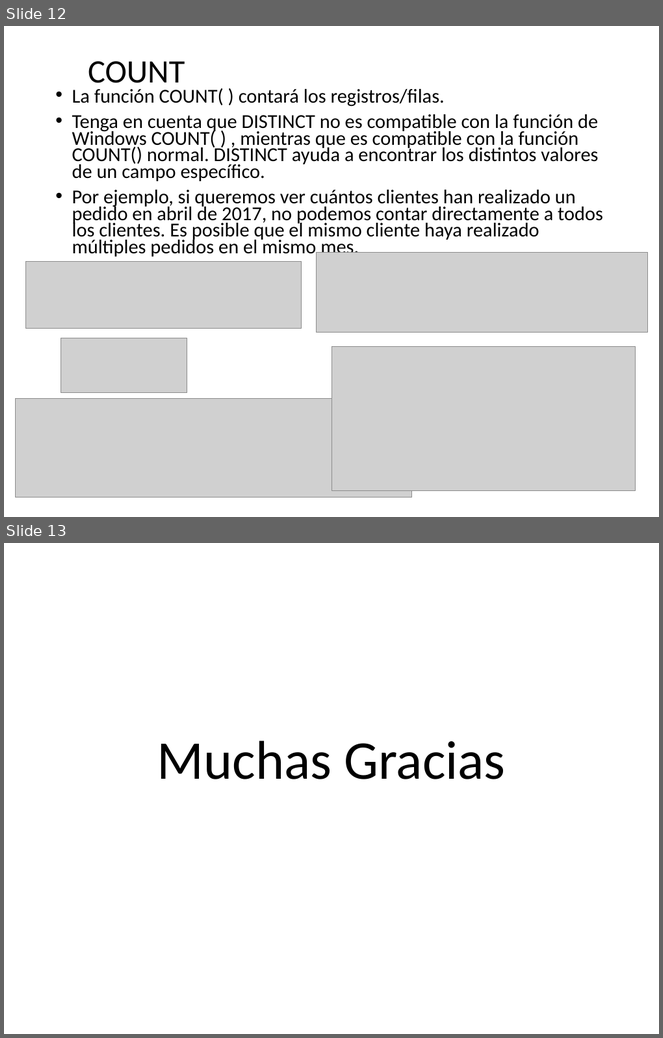
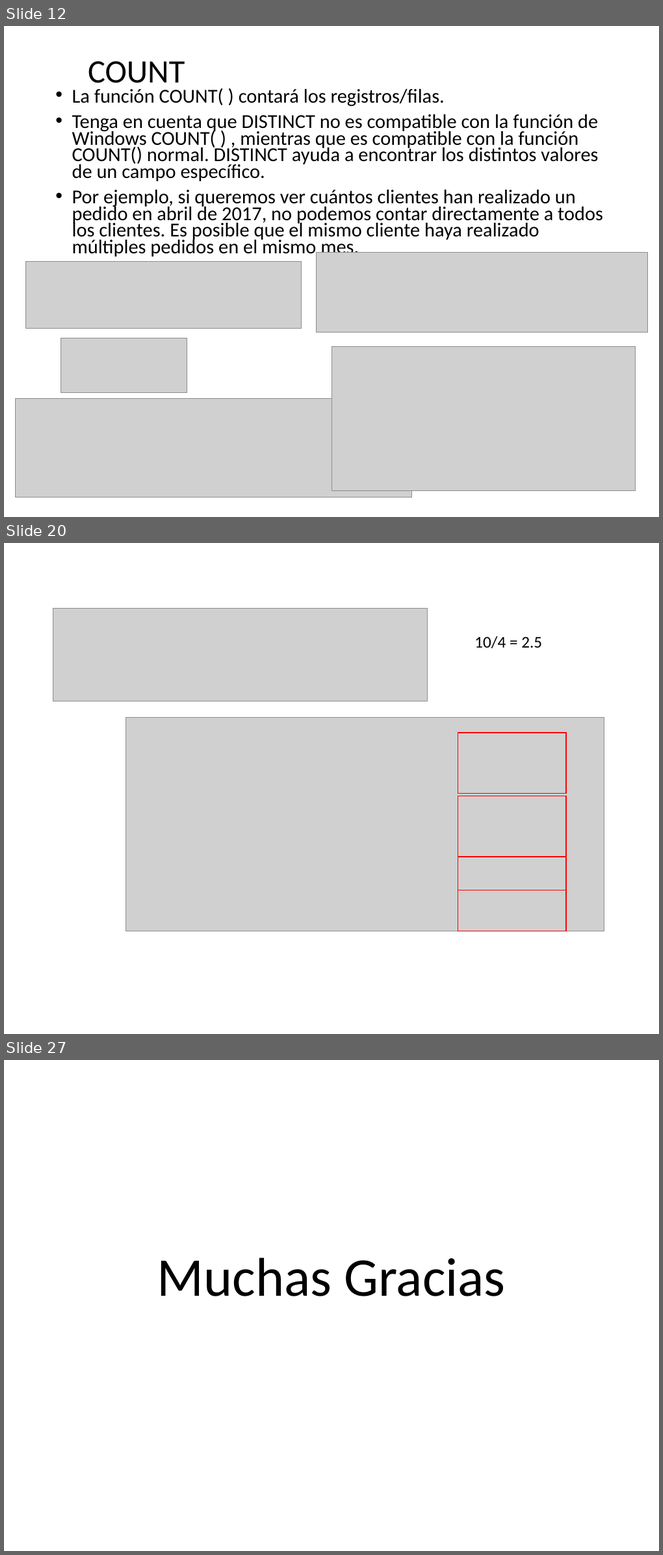
Before and after one commit to debsdaniel/expertodba2021, a slide deck: Presentaciones/Semana 8 - Windows Function.pptx. Shown one above the other, each under a label of ours: slides 12 and 13 before the commit, slides 12, 20 and 27 after it; the slides between them are not shown. The pictures are 663x1038 and 663x1555 pixels, drawn with LibreOffice and Linux fonts; fonts in the diff are those of the drawing; grey boxes stand for pictures; background and template pictures are left out. Boxes give left, top, right and bottom in pixels: in the first picture for what was removed or moved away, otherwise in the second. Text is boxed around its words. In the diff, an @@ line names an element or a change of style, - is before the commit and + after.

```diff
--- a/Presentaciones/Semana 8 - Windows Function.pptx
+++ b/Presentaciones/Semana 8 - Windows Function.pptx
@@ slide 20 added at bbox=[4, 543, 659, 1034], background picture (left out) @@
@@ picture added at bbox=[53, 609, 428, 702] @@
@@ text added at bbox=[475, 636, 542, 648], 18 pt, text #000000 @@
+10/4 = 2.5
@@ picture added at bbox=[126, 718, 604, 932] @@
@@ rectangle added at bbox=[458, 733, 566, 794], outline #FF0000 1 pt @@
@@ rectangle added at bbox=[458, 796, 566, 857], outline #FF0000 1 pt @@
@@ rectangle added at bbox=[458, 856, 566, 890], outline #FF0000 1 pt @@
@@ rectangle added at bbox=[458, 890, 566, 932], outline #FF0000 1 pt @@
@@ what was slide 13 is now slide 27 @@
```
Also in this commit, not shown: 13 other slides added.
